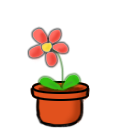
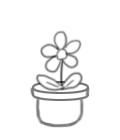
Two versions of the same layered image (120px x 140px). Layer-by-layer changes:
added layer "Layer 4" above "Layer 3" over bbox(35, 27, 84, 93)
hid "Layer 3", opacity 100% → 53% over bbox(27, 26, 71, 70)
hid "Layer 2", opacity 100% → 55% over bbox(37, 48, 83, 93)
"Layer 1": opacity 100% → 55%, painted on it over bbox(30, 81, 90, 128)
added layer "Layer 5" above "colour" over bbox(30, 31, 90, 127)
hid "colour" over bbox(30, 81, 90, 128)
hid "Background" over bbox(27, 26, 90, 128)
